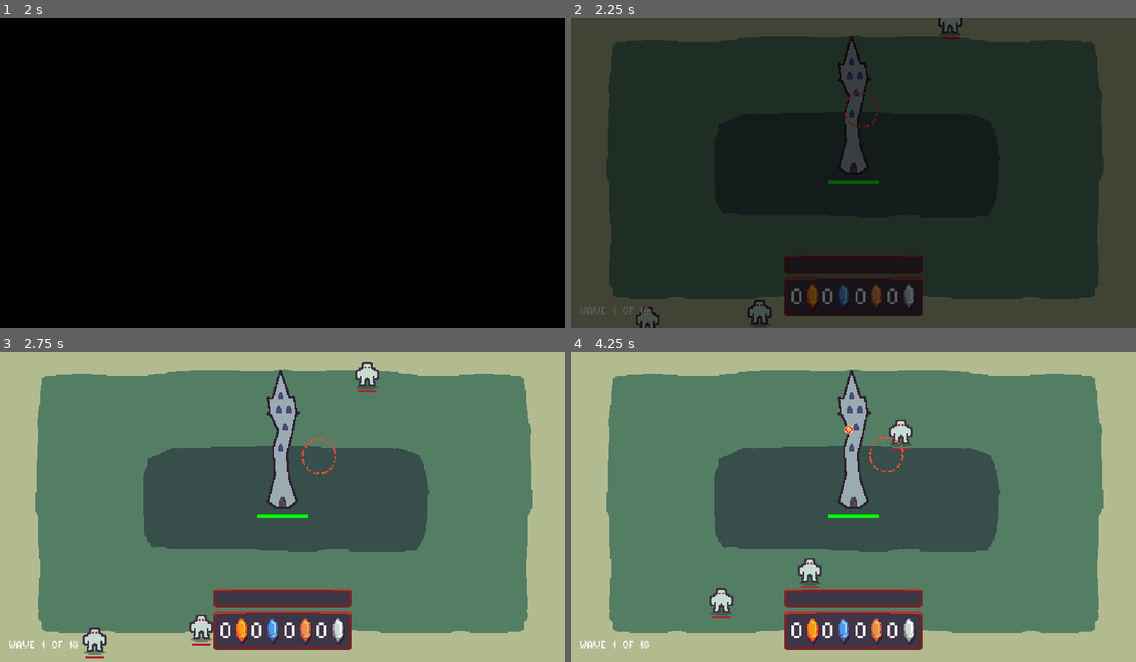
Above: before the commit, frames 1-4 (two rows, left to right).
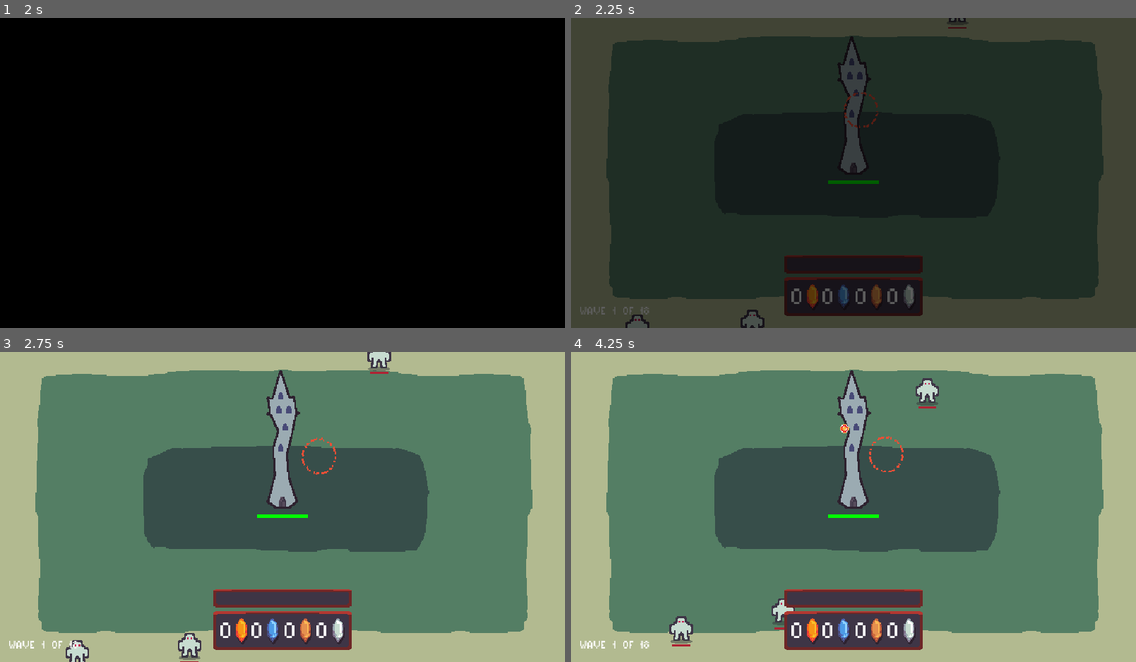
Above: after the commit, the same moments.

Repository: hawkstein/ludum-dare-58-collector
Game: Godot game, scene res://utils/ui/main_menu.tscn
Two runs of this game, one before a commit and one after it. Both use one fixed random seed, a clock stepped at 60 frames per second and the inputs below.
Inputs (mouse positions are in pixels of both pictures, inside the frame that each line leads up to):
- Up to frame 1 (2 s): click "Start" at 0.5 s; click "Start" at 1.25 s
- Up to frame 2 (2.25 s): tap Enter (ui_accept) at 2 s; move the mouse to (977, 157) at 2.02 s; click (977, 157) at 2.17 s
- Up to frame 3 (2.75 s): tap Enter (ui_accept) at 2.27 s
- Up to frame 4 (4.25 s): move the mouse to (740, 522) at 2.77 s; click (740, 522) at 2.92 s; tap Enter (ui_accept) at 3.02 s; move the mouse to (910, 438) at 3.52 s; click (910, 438) at 3.67 s

Frame 1 is identical in both runs. In frame 2, 0.5% of the frame differs, in the area x 9-70%, y 0-100%; in frame 3, 1.6%; in frame 4, 1.8%, in the area x 17-66%, y 8-95%.

Commit message:
add frostbolt and  start rockblast

Diff:
--- a/entities/enemy/enemy.gd
+++ b/entities/enemy/enemy.gd
@@ -1,5 +1,5 @@
 class_name Enemy
-extends Node2D
+extends Area2D
 
 signal attacked_tower(attack_strength:float)
 
@@ -8,10 +8,13 @@
 
 
 var tower_position: Vector2 = Vector2(310, 170) # Hardcoded tower position
-var speed: float = 50.0
+var speed: float = 30.0
 var target_distance:float = 30.0
 var is_moving: bool = true
 var is_attacking: bool = false
+
+var slow_time: float = 0.0
+var previous_slow_time: float = 0.0
 
 var max_health:float = 80.0
 var health:float = 80.0:
@@ -24,6 +27,7 @@
 func _ready() -> void:
 	var health_scale = health / max_health
 	health_color_rect.scale.x = health_scale
+	add_to_group("enemies")
 
 func _process(delta) -> void:
 	if not is_moving:
@@ -31,6 +35,12 @@
 
 	var direction = (tower_position - global_position).normalized()
 	var distance_to_tower = global_position.distance_to(tower_position)
+	var current_speed = speed
+
+	if slow_time > 0:
+		current_speed = speed / 2
+		previous_slow_time = slow_time
+		slow_time = max(0, slow_time - delta)
 
 	if distance_to_tower < target_distance:
 		is_moving = false
@@ -38,7 +48,18 @@
 		attack_timer.timeout.connect(_on_attack_timeout)
 		attack_timer.start()
 	else:
-		global_position += direction * speed * delta
+
+		global_position += direction * current_speed * delta
+
+	if not is_equal_approx(slow_time, previous_slow_time):
+		_check_tint()
+
+
+func _check_tint() -> void:
+	if slow_time > 0:
+		modulate = Color(0.6, 0.7, 1.0, 1.0)
+	else:
+		modulate = Color.WHITE
 
 
 func _on_attack_timeout() -> void:
--- a/entities/enemy/enemy.tscn
+++ b/entities/enemy/enemy.tscn
@@ -1,9 +1,12 @@
-[gd_scene load_steps=3 format=3 uid="uid://dl3c43g803ldy"]
+[gd_scene load_steps=4 format=3 uid="uid://dl3c43g803ldy"]
 
 [ext_resource type="Script" uid="uid://dh2ys5aq0d076" path="res://entities/enemy/enemy.gd" id="1_im2q6"]
 [ext_resource type="Texture2D" uid="uid://b7btsc3hpxbi" path="res://entities/enemy/enemy.png" id="1_ksmh7"]
 
-[node name="Enemy" type="Node2D"]
+[sub_resource type="CircleShape2D" id="CircleShape2D_im2q6"]
+radius = 14.0
+
+[node name="Enemy" type="Area2D"]
 script = ExtResource("1_im2q6")
 
 [node name="Enemy" type="Sprite2D" parent="."]
@@ -12,11 +15,13 @@
 [node name="AttackTimer" type="Timer" parent="."]
 wait_time = 3.0
 
-[node name="Node2D" type="Node2D" parent="."]
-
 [node name="HealthColorRect" type="ColorRect" parent="."]
 offset_left = -10.0
 offset_top = 16.0
 offset_right = 10.0
 offset_bottom = 18.0
 color = Color(0.68235296, 0.13725491, 0.20392157, 1)
+
+[node name="CollisionShape2D" type="CollisionShape2D" parent="."]
+position = Vector2(0, -2)
+shape = SubResource("CircleShape2D_im2q6")
--- a/entities/main.gd
+++ b/entities/main.gd
@@ -1,6 +1,8 @@
 extends Node2D
 
 const FIREBALL = preload("uid://6a3l6orrerda")
+const FROSTBOLT = preload("uid://yslthdu0xon2")
+
 const MANA = preload("uid://vrd8l0abflp6")
 
 @onready var pause_window: Control = %PauseWindow
@@ -102,10 +104,40 @@
 
 func _on_tower_cast_spell(spell: String) -> void:
 	print("casting ", spell, "...")
-	if spell == "fireball":
-		var target = _pick_nearest_target()
-		if target:
-			_fire_at_moving_target(target)
+	var target
+	match spell:
+		"fireball":
+			target = _pick_nearest_target()
+			if target:
+				_fire_at_moving_target(target)
+		"frostbolt":
+			target = _pick_random_target()
+			if target:
+				_fire_frostbolt_at(target)
+			pass
+		"rockblast":
+			target = _pick_random_target()
+			pass
+		"tornado":
+			target = _pick_random_target()
+			pass
+
+
+func _fire_frostbolt_at(target:Enemy) -> void:
+	var frostbolt_spell:Frostbolt = FROSTBOLT.instantiate()
+	var cast_position = tower.get_cast_global_position()
+	frostbolt_spell.global_position = cast_position
+	spells.add_child(frostbolt_spell)
+	frostbolt_spell.aim_at_target(target.global_position)
+	frostbolt_spell.hit_enemy.connect(_frostbolt_damage, ConnectFlags.CONNECT_ONE_SHOT)
+
+
+func _frostbolt_damage(enemy:Enemy) -> void:
+	var frostbolt_damage:float = _get_spell_attribute("frostbolt", "damage")
+	print("damage: ", frostbolt_damage)
+	var frostbolt_slow:float = _get_spell_attribute("frostbolt", "slow")
+	enemy.slow_time = frostbolt_slow
+	_damage_target(enemy, frostbolt_damage)
 
 
 func _fire_at_moving_target(target:Enemy) -> void:
@@ -146,6 +178,12 @@
 				nearest_target = child
 	return nearest_target
 
+
+func _pick_random_target() -> Enemy:
+	var potential_targets = enemies.get_children()
+	if potential_targets.size() <= 0:
+		return null
+	return potential_targets.pick_random()
 
 func _damage_target(target:Enemy, amount:float) -> void:
 	target.take_damage(amount)
--- /dev/null
+++ b/entities/spells/frostbolt/frostbolt.gd
@@ -0,0 +1,25 @@
+class_name Frostbolt
+extends Area2D
+
+var speed:float = 150.0
+var velocity:Vector2 = Vector2.ZERO
+
+signal hit_enemy(enemy:Enemy)
+
+func _ready():
+	get_tree().create_timer(5.0).timeout.connect(queue_free)
+
+func _physics_process(delta: float) -> void:
+	position += velocity * delta
+
+
+func aim_at_target(target_position: Vector2):
+	var direction = (target_position - global_position).normalized()
+	velocity = direction * speed
+	rotation = velocity.angle()
+
+
+func _on_area_entered(area: Area2D) -> void:
+	if area.is_in_group("enemies") and area is Enemy:
+		hit_enemy.emit(area)
+		queue_free()
--- /dev/null
+++ b/entities/spells/frostbolt/frostbolt.tscn
@@ -0,0 +1,20 @@
+[gd_scene load_steps=4 format=3 uid="uid://yslthdu0xon2"]
+
+[ext_resource type="Texture2D" uid="uid://bc1bglpqf73wx" path="res://entities/spells/frostbolt/frostbolt.png" id="1_ebulf"]
+[ext_resource type="Script" uid="uid://ba83g4n8035p2" path="res://entities/spells/frostbolt/frostbolt.gd" id="1_s3gcs"]
+
+[sub_resource type="CircleShape2D" id="CircleShape2D_ebulf"]
+radius = 5.0
+
+[node name="Frostbolt" type="Area2D"]
+script = ExtResource("1_s3gcs")
+
+[node name="Sprite2D" type="Sprite2D" parent="."]
+rotation = 1.5707964
+texture = ExtResource("1_ebulf")
+
+[node name="CollisionShape2D" type="CollisionShape2D" parent="."]
+position = Vector2(1, 0)
+shape = SubResource("CircleShape2D_ebulf")
+
+[connection signal="area_entered" from="." to="." method="_on_area_entered"]
--- /dev/null
+++ b/entities/spells/rockblast/rockblast.gd
@@ -0,0 +1,25 @@
+class_name Rockblast
+extends Area2D
+
+var speed:float = 50.0
+var velocity:Vector2 = Vector2.ZERO
+
+signal hit_enemy(enemy:Enemy)
+
+func _ready():
+	get_tree().create_timer(10.0).timeout.connect(queue_free)
+
+func _physics_process(delta: float) -> void:
+	position += velocity * delta
+
+
+func aim_at_target(target_position: Vector2):
+	var direction = (target_position - global_position).normalized()
+	velocity = direction * speed
+	rotation = velocity.angle()
+
+
+func _on_area_entered(area: Area2D) -> void:
+	if area.is_in_group("enemies") and area is Enemy:
+		hit_enemy.emit(area)
+		queue_free()
--- /dev/null
+++ b/entities/spells/rockblast/rockblast.tscn
@@ -0,0 +1,62 @@
+[gd_scene load_steps=7 format=3 uid="uid://1ehjmqtxvdyg"]
+
+[ext_resource type="Script" uid="uid://b7g2feeirjw64" path="res://entities/spells/rockblast/rockblast.gd" id="1_aglxi"]
+[ext_resource type="Texture2D" uid="uid://dd5g147427560" path="res://entities/spells/rockblast/rockblast.png" id="2_rkcgf"]
+
+[sub_resource type="CircleShape2D" id="CircleShape2D_83a6p"]
+
+[sub_resource type="Animation" id="Animation_aglxi"]
+resource_name = "rotate"
+length = 10.0
+loop_mode = 1
+tracks/0/type = "value"
+tracks/0/imported = false
+tracks/0/enabled = true
+tracks/0/path = NodePath("Sprite2D:rotation")
+tracks/0/interp = 1
+tracks/0/loop_wrap = true
+tracks/0/keys = {
+"times": PackedFloat32Array(0, 10),
+"transitions": PackedFloat32Array(1, 1),
+"update": 0,
+"values": [0.0, 6.265732]
+}
+
+[sub_resource type="Animation" id="Animation_rkcgf"]
+length = 0.001
+tracks/0/type = "value"
+tracks/0/imported = false
+tracks/0/enabled = true
+tracks/0/path = NodePath("Sprite2D:rotation")
+tracks/0/interp = 1
+tracks/0/loop_wrap = true
+tracks/0/keys = {
+"times": PackedFloat32Array(0),
+"transitions": PackedFloat32Array(1),
+"update": 0,
+"values": [0.0]
+}
+
+[sub_resource type="AnimationLibrary" id="AnimationLibrary_a5vfc"]
+_data = {
+&"RESET": SubResource("Animation_rkcgf"),
+&"rotate": SubResource("Animation_aglxi")
+}
+
+[node name="Rockblast" type="Area2D"]
+monitoring = false
+monitorable = false
+script = ExtResource("1_aglxi")
+
+[node name="CollisionShape2D" type="CollisionShape2D" parent="."]
+rotation = -0.0086344415
+shape = SubResource("CircleShape2D_83a6p")
+
+[node name="Sprite2D" type="Sprite2D" parent="."]
+texture = ExtResource("2_rkcgf")
+
+[node name="AnimationPlayer" type="AnimationPlayer" parent="."]
+libraries = {
+&"": SubResource("AnimationLibrary_a5vfc")
+}
+autoplay = "rotate"
--- a/entities/tower/tower.gd
+++ b/entities/tower/tower.gd
@@ -1,5 +1,5 @@
 class_name Tower
-extends Area2D
+extends Node2D
 
 signal tower_destroyed
 signal cast_spell(spell:String)
--- a/entities/tower/tower.tscn
+++ b/entities/tower/tower.tscn
@@ -1,22 +1,15 @@
-[gd_scene load_steps=5 format=3 uid="uid://dpu03gqasp6pe"]
+[gd_scene load_steps=4 format=3 uid="uid://dpu03gqasp6pe"]
 
 [ext_resource type="Texture2D" uid="uid://cvxnnn1eo6nom" path="res://entities/tower/tower.png" id="1_e2b0r"]
 [ext_resource type="Script" uid="uid://dtbt7a7xvk8ak" path="res://entities/tower/tower.gd" id="1_ru2d0"]
 [ext_resource type="Script" uid="uid://lvdcabvqr55i" path="res://entities/tower/health_bar.gd" id="2_uvpmh"]
 
-[sub_resource type="CircleShape2D" id="CircleShape2D_2runn"]
-radius = 31.016125
-
-[node name="Tower" type="Area2D"]
+[node name="Tower" type="Node2D"]
 script = ExtResource("1_ru2d0")
 
 [node name="TowerSprite" type="Sprite2D" parent="."]
 position = Vector2(-1, -74)
 texture = ExtResource("1_e2b0r")
-
-[node name="BaseCollisionShape" type="CollisionShape2D" parent="."]
-position = Vector2(0, -12)
-shape = SubResource("CircleShape2D_2runn")
 
 [node name="HealthBar" type="Node2D" parent="."]
 script = ExtResource("2_uvpmh")
--- a/entities/wave_spawner.gd
+++ b/entities/wave_spawner.gd
@@ -28,7 +28,7 @@
 	wave += 1
 	waves_label.text = "Wave {0} of {1}".format([wave, max_waves])
 	var wave_health = 70.0 + (wave * wave * 5.0)
-	print("wave health ", wave_health)
+	#print("wave health ", wave_health)
 	for i in range(enemy_spawns):
 		spawn_enemy(ENEMY, get_random_position(), wave_health)
 	enemy_spawns += 2
--- a/utils/config/progress_model.gd
+++ b/utils/config/progress_model.gd
@@ -22,10 +22,10 @@
 		"burn": 1,
 	},
 	"frostbolt": {
-		"unlocked": false,
-		"damage": 0,
-		"rate": 0,
-		"slow": 0,
+		"unlocked": true,
+		"damage": 1,
+		"rate": 1,
+		"slow": 1,
 	},
 	"rockblast": {
 		"unlocked": false,
Not shown, added: entities/spells/frostbolt/frostbolt.gd.uid
Binary file added: entities/spells/frostbolt/frostbolt.png
Not shown, added: entities/spells/frostbolt/frostbolt.png.import
Not shown, added: entities/spells/rockblast/rockblast.gd.uid
Binary file added: entities/spells/rockblast/rockblast.png
Not shown, added: entities/spells/rockblast/rockblast.png.import
